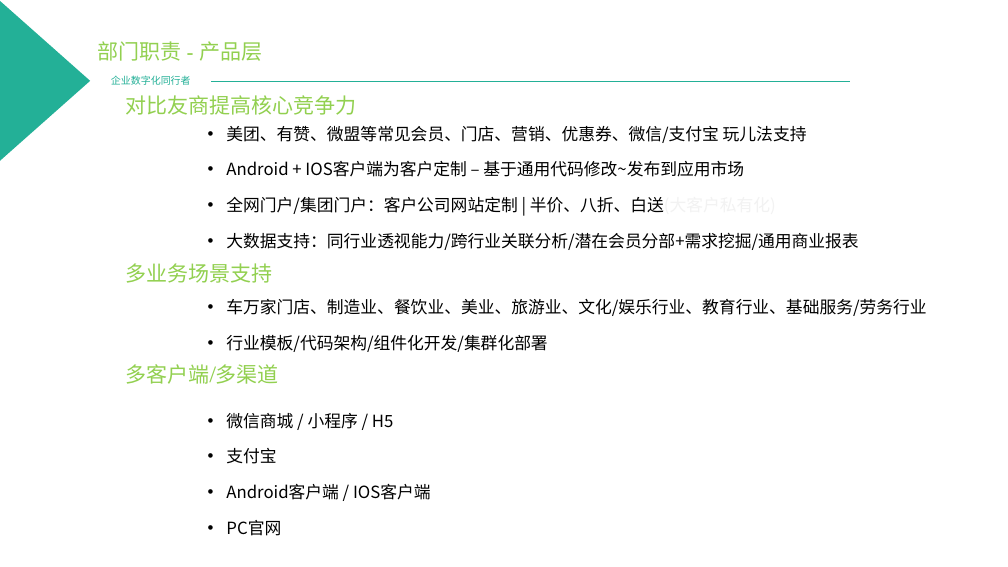
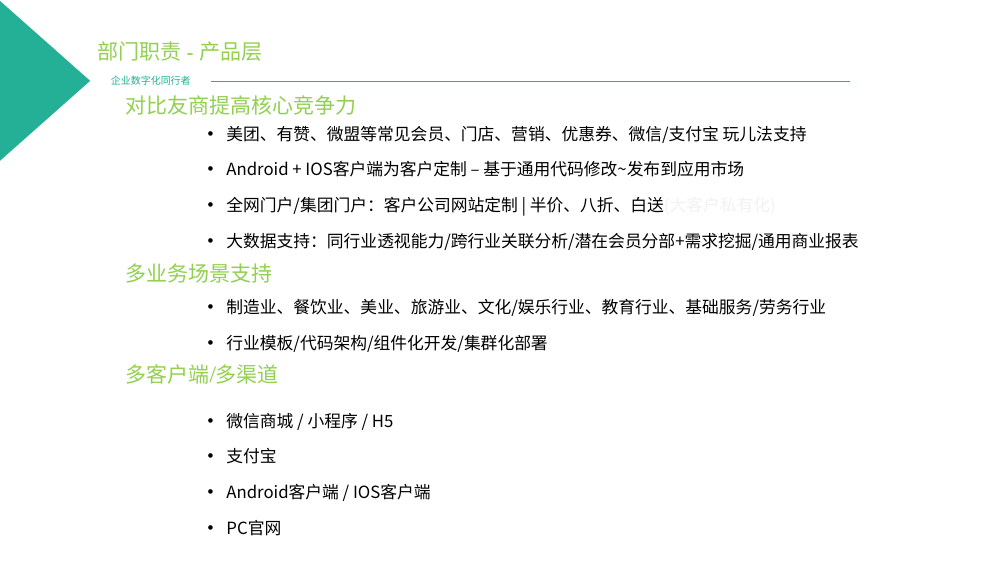
Before and after one commit to PowerYangcl/company-docment, a slide deck: slide 6 of 中企动力/2019年电商中台发展规划 - 杨成琳.pptx. Drawn at 1008x567 pixels with LibreOffice and Linux fonts; fonts in the diff are those of the drawing; background and template pictures are left out. Boxes give left, top, right and bottom in pixels: in the first picture for what was removed or moved away, otherwise in the second. Text is boxed around its words. In the diff, an @@ line names an element or a change of style, - is before the commit and + after.

```diff
--- a/中企动力/2019年电商中台发展规划 - 杨成琳.pptx
+++ b/中企动力/2019年电商中台发展规划 - 杨成琳.pptx
@@ text at (x1=226, y1=299, x2=826, y2=316): text changed @@
-• 车万家门店、制造业、餐饮业、美业、旅游业、文化/娱乐行业、教育行业、基础服务/劳务行业
+• 制造业、餐饮业、美业、旅游业、文化/娱乐行业、教育行业、基础服务/劳务行业
```
Also in this commit, not shown: 5 other slides changed, 1 slide added, 1 slide removed.
